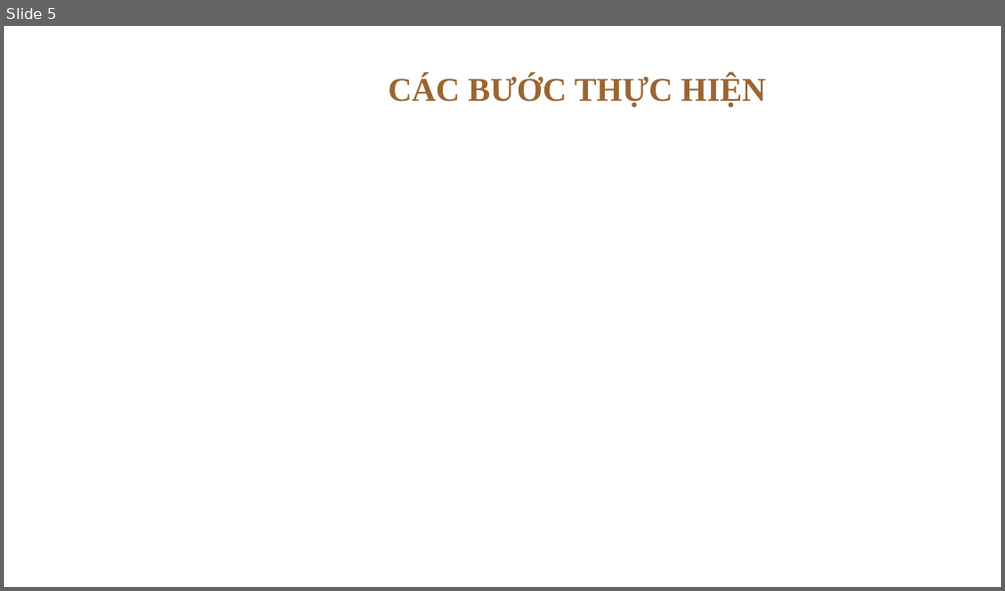
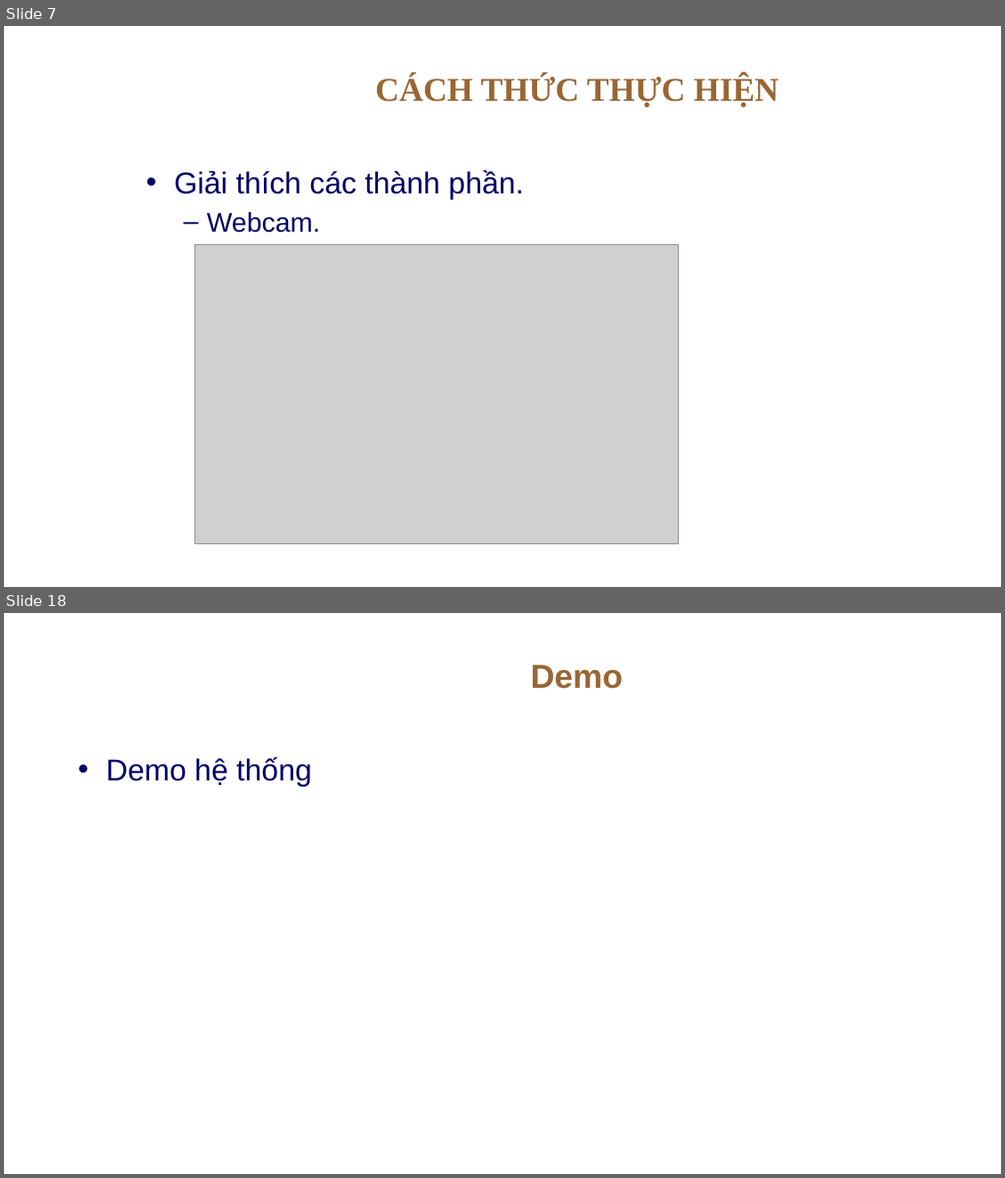
Before and after one commit to nhatduyEE/Master, a slide deck: BaoCao/baoCao.pptx. Shown one above the other, each under a label of ours: slide 5 before the commit, slides 7 and 18 after it; the slides between them are not shown. The pictures are 1005x591 and 1005x1178 pixels, drawn with LibreOffice and Linux fonts; fonts in the diff are those of the drawing; grey boxes stand for pictures; background and template pictures are left out. Boxes give left, top, right and bottom in pixels: in the first picture for what was removed or moved away, otherwise in the second. Text is boxed around its words. In the diff, an @@ line names an element or a change of style, - is before the commit and + after.

```diff
--- a/BaoCao/baoCao.pptx
+++ b/BaoCao/baoCao.pptx
@@ slide 18 added at [4, 613, 1001, 1174], background picture (left out) @@
@@ title added at [531, 665, 623, 689], 32 pt, text #996633, bold @@
+Demo
@@ text added at [106, 757, 312, 786], 29 pt, text #000066 @@
+• Demo hệ thống
@@ what was slide 5 is now slide 7 @@
@@ slide 7 changed as well @@
@@ title at [375, 75, 778, 107]: text changed @@
-CÁC BƯỚC THỰC HIỆN
+CÁCH THỨC THỰC HIỆN
@@ text added at [174, 170, 524, 232], 29 pt, text #000066 @@
+• Giải thích các thành phần.
+  – Webcam.
@@ picture added at [195, 244, 679, 543] @@
```
Also in this commit, not shown: 4 other slides changed, 11 other slides added, 7 other files.
